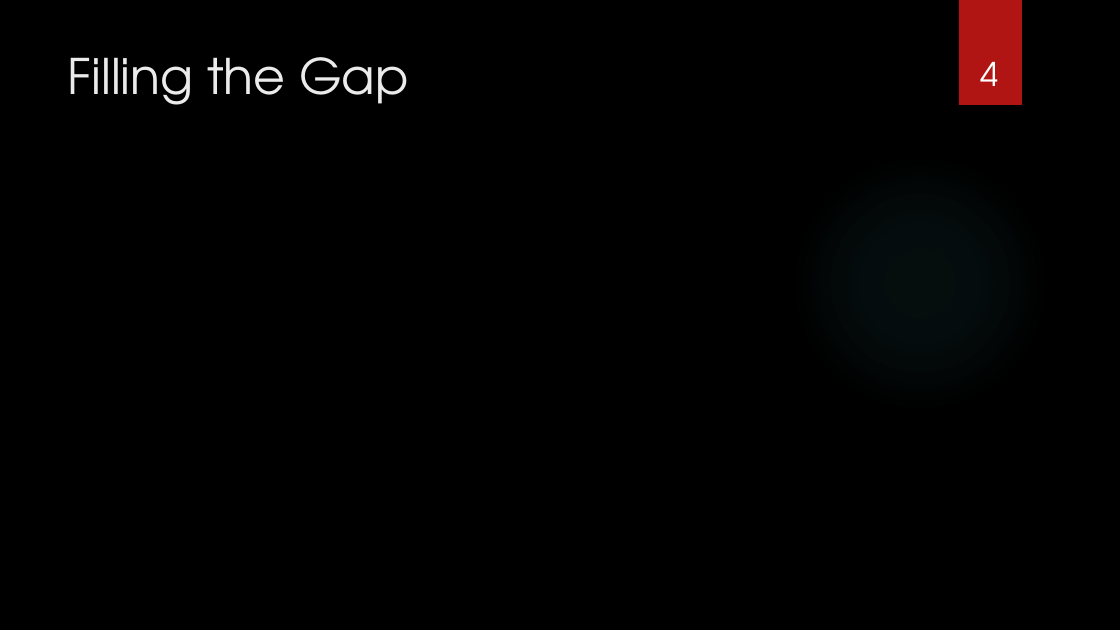
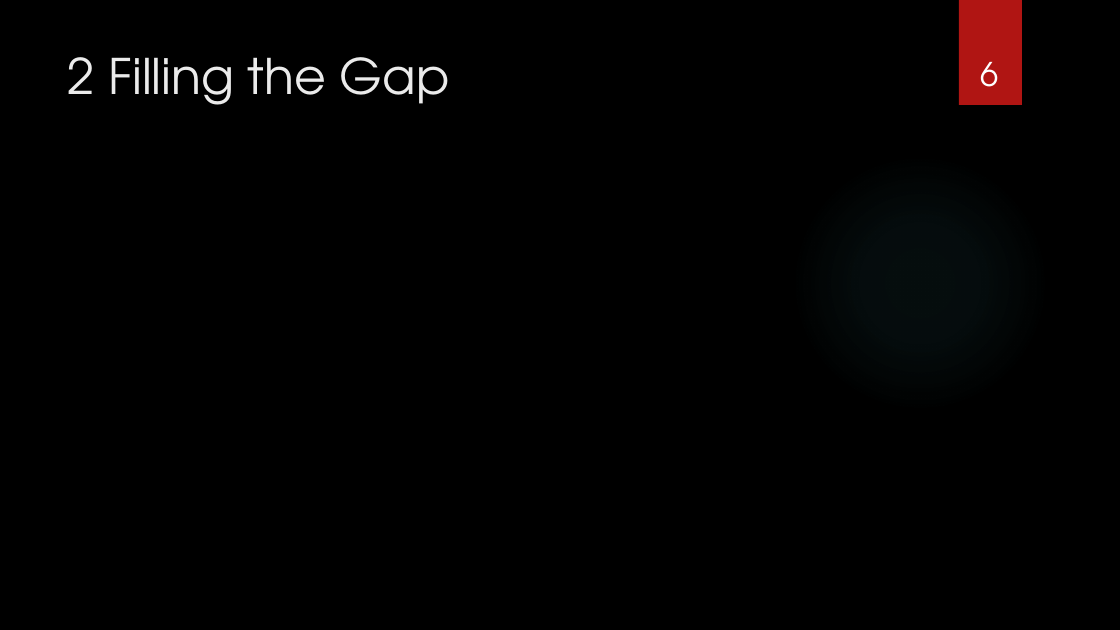
Before and after one commit to nuest/qual_gis, a slide deck: slide 6 of figures/vortrag_qual_gis.pptx (slide 4 before the commit). Drawn at 1120x630 pixels with LibreOffice and Linux fonts; fonts in the diff are those of the drawing; background and template pictures are left out. Boxes give left, top, right and bottom in pixels: in the first picture for what was removed or moved away, otherwise in the second. Text is boxed around its words. In the diff, an @@ line names an element or a change of style, - is before the commit and + after.

```diff
--- a/figures/vortrag_qual_gis.pptx
+++ b/figures/vortrag_qual_gis.pptx
@@ title at <box>68,57,450,105</box>: text changed @@
-Filling the Gap
+2 Filling the Gap
@@ page number at <box>980,62,998,87</box>: text changed @@
-4
+6
```
Also in this commit, not shown: 1 other slide changed, 9 slides added, 2 slides removed.
